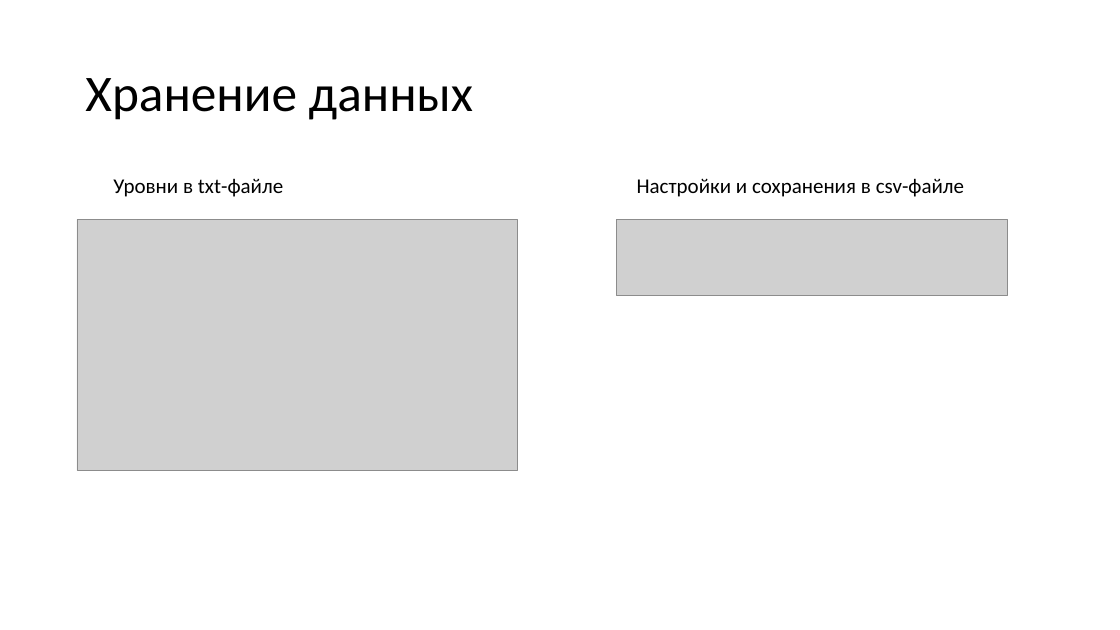
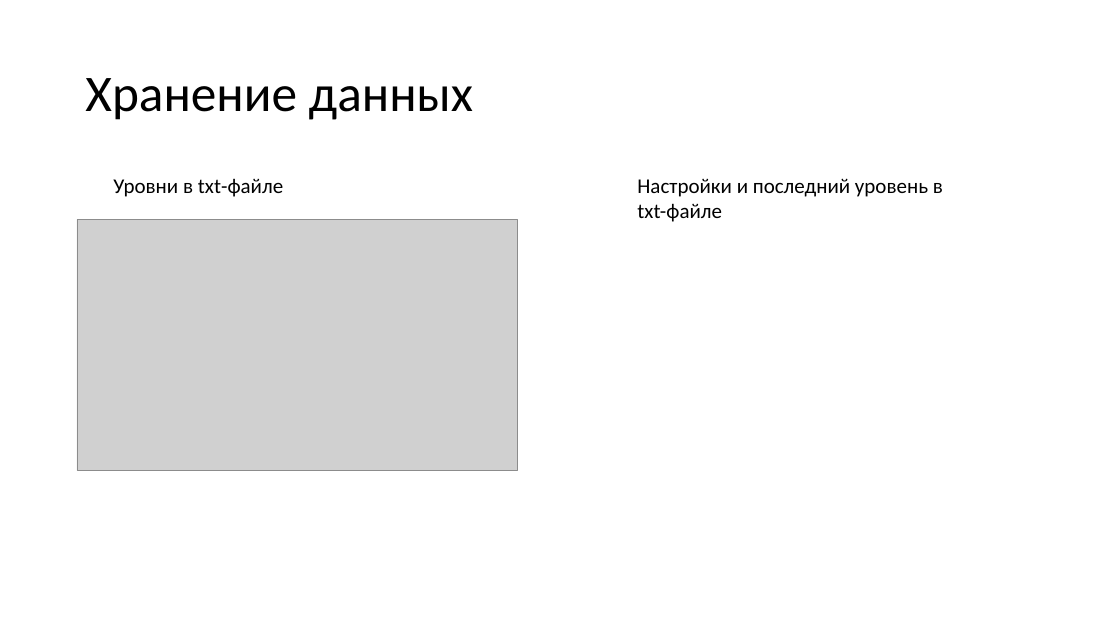
Before and after one commit to Scheise45/projeckt_2, a slide deck: slide 9 of документы/проект2.pptx (slide 10 before the commit). Drawn at 1120x630 pixels with LibreOffice and Linux fonts; fonts in the diff are those of the drawing; grey boxes stand for pictures. Boxes give left, top, right and bottom in pixels: in the first picture for what was removed or moved away, otherwise in the second. Text is boxed around its words. In the diff, an @@ line names an element or a change of style, - is before the commit and + after.

```diff
--- a/документы/проект2.pptx
+++ b/документы/проект2.pptx
@@ text at bbox=[637, 178, 943, 222]: text changed @@
-Настройки и сохранения в csv-файле
+Настройки и последний уровень в txt-файле
@@ picture removed at bbox=[617, 219, 1008, 296] @@
```
Also in this commit, not shown: 6 other slides changed, 4 slides removed.
